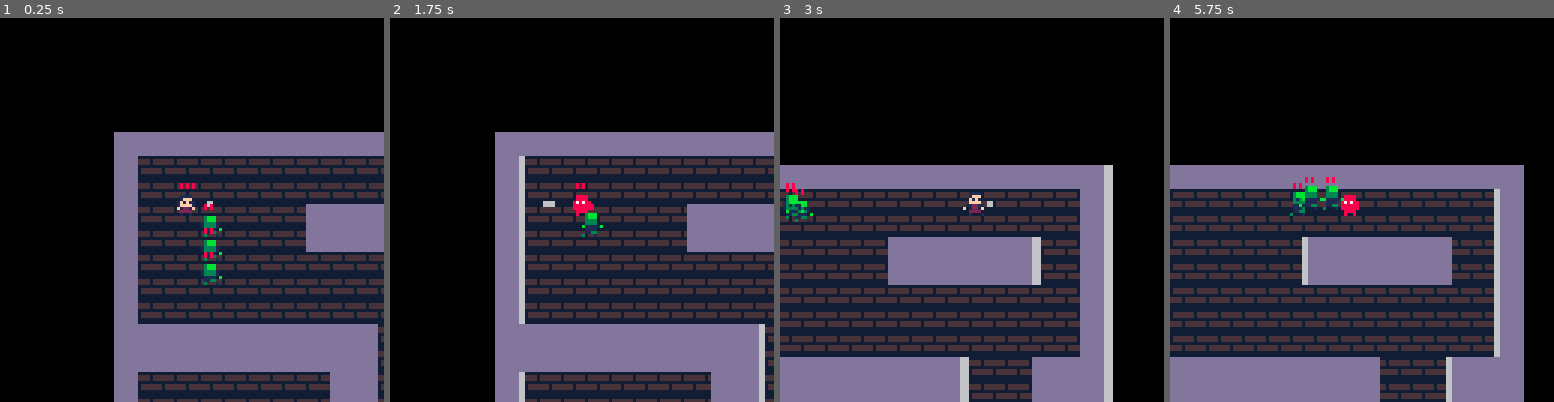
Above: before the commit, frames 1-4 (left to right).
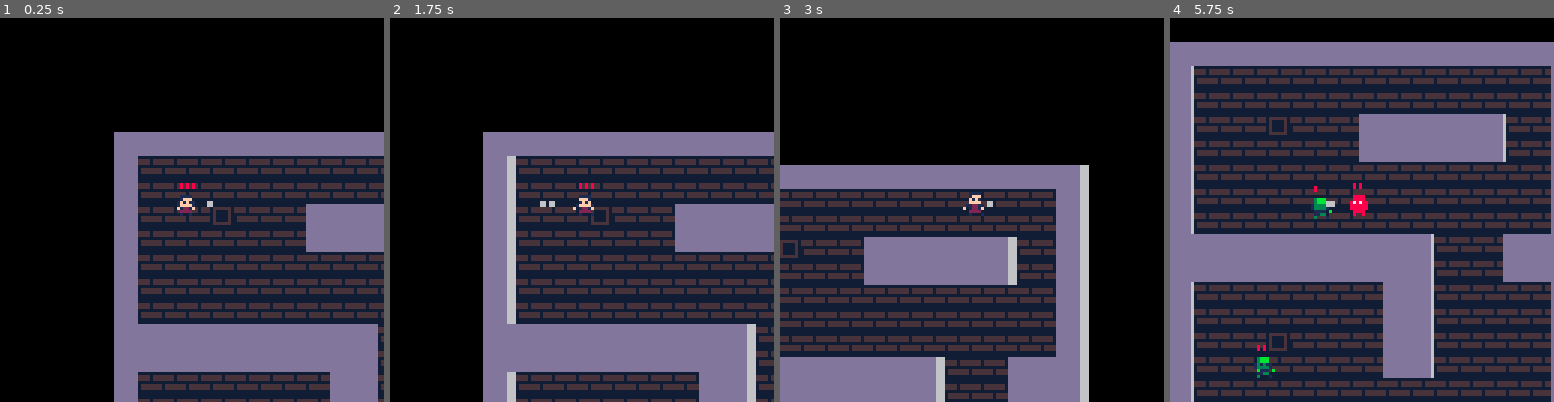
Above: after the commit, the same moments.

Repository: TripleADC/ZombiePico8
Game: PICO-8 cartridge zom8.p8
The game is run twice, just before and just after one commit, with the same random seed, the same clock (stepped at 60 frames per second) and the same inputs.
Inputs:
- Up to frame 1 (0.25 s): no input
- Up to frame 2 (1.75 s): tap X (X key) at 0.33, 1.07 s; tap O (Z key) at 0.7, 1.7 s; hold Right from 1.6 s (still down)
- Up to frame 3 (3 s): tap X (X key) at 1.85, 2.97 s; release Right at 2.1 s; tap O (Z key) at 2.1, 2.5, 2.9 s; hold Up 2.15-2.42 s; hold Right from 2.47 s (still down)
- Up to frame 4 (5.75 s): release Right at 3.03 s; hold Left 3.08-3.58 s; tap O (Z key) every 0.4 s from 3.3 to 5.7 s; hold Down 3.63-3.97 s; hold Right 4.02-4.68 s; tap X (X key) at 4.08, 5.2 s; hold Up 4.73-5.03 s; hold Left 5.08-5.68 s; hold Down from 5.73 s (still down)

The runs differ from the first frame. In frame 1, 0.7% of the frame differs, in the area x 52-61%, y 48-70%; in frame 2, 10%; in frame 3, 12%; in frame 4, 77%, in the area x 0-100%, y 6-100%.

Commit message:
Added Zombie Spawners

Diff:
--- a/zom8.p8
+++ b/zom8.p8
@@ -6,6 +6,7 @@
 map_width=16
 map_height=16
 m={}
+spawners={}
 z_id=0
 
 function _init()
@@ -15,16 +16,19 @@
 
     --enemies init
     zombies={}
-    make_zombie(4,4)
-    make_zombie(4,5)
-    make_zombie(4,6)
-    make_zombie(4,7)
+    -- make_zombie(4,4)
+    -- make_zombie(4,5)
+    -- make_zombie(4,6)
+    -- make_zombie(4,7)
 
     --map init
     m=make_map()
 
     --projectile init
     proj={}
+
+    --spawner init
+    spawners=make_zombie_spawners()
 
     frict=0.9
 end
@@ -88,12 +92,16 @@
         -- actions
         zombie:getPath()
 		zombie:control()
-
-
 	end
 
+    -- projectiles
     for projectile in all(proj) do
         projectile:update()
+    end
+
+    -- spawners
+    for spawner in all(spawners) do
+        spawner:spawn_zombie()
     end
 end
 -->8
@@ -249,7 +257,7 @@
 			self.dy*=frict
         end,
 
-        loseHealth=function(self)
+        lose_health=function(self)
             self.health-=1
             self.invincible=true
         end
@@ -326,7 +334,6 @@
             --     print("p", t.x*8, t.y*8, 7)
             -- end
 
-            -- CONTENDER FOR REPEATED CODE
             -- Drawing sprites
             self.sp_frames+=1
             if(self.sp_frames == 30) then
@@ -365,7 +372,7 @@
             draw_health(self)
 		end,
 
-        loseHealth=function(self)
+        lose_health=function(self)
             self.health-=1
             self.hit=true
 
@@ -452,6 +459,29 @@
     )
 end
 
+function make_zombie_spawners()
+    spawn={}
+    for j=0, map_height do
+        for i=0, map_width do
+            if(mget(j,i) == 6) then
+                add(spawn, {x=j,
+                            y=i,
+                            timer= 90 + flr(rnd(200)),
+
+                            spawn_zombie=function(self)
+                                if(self.timer > 0) then
+                                    self.timer -= 1
+                                else
+                                    self.timer = 90 + flr(rnd(200))
+                                    make_zombie(self.x, self.y)
+                                end
+                            end})
+            end
+        end
+    end
+    return spawn
+end
+
 -->8
 -- map
 key_direction = {
@@ -591,7 +621,7 @@
 -- enemy collisions
 function enemy_collide(p, z)
     if not p.invincible and detect_collide(p, z, 0.5) then
-        p:loseHealth()
+        p:lose_health()
 
         -- both going same direction, repel one
         local a = (p.dx > 0 and z.dx > 0) or (p.dx < 0 and z.dx < 0)
@@ -614,7 +644,7 @@
 
 function projectile_collide(z, p)
     if detect_collide(p, z, 0.5) then
-        z:loseHealth()
+        z:lose_health()
         del(proj, p)
     end
 end
@@ -664,14 +694,14 @@
 end
 
 __gfx__
-000000008888888866666666ddddddddbbbbbbbbaaaaaaaa00000000000000000000000000000000000000000000000000000000000000000000000000000000
-000000008888888866666666ddddddddbbbbbbbbccccaccc00000000000000000000000000000000000000000000000000000000000000000000000000000000
-007007008888888866666666ddddddddbbbbbbbbccccaccc00000000000000000000000000000000000000000000000000000000000000000000000000000000
-000770008888888866666666ddddddddbbbbbbbbaaaaaaaa00000000000000000000000000000000000000000000000000000000000000000000000000000000
-000770008888888866666666ddddddddbbbbbbbbaccccccc00000000000000000000000000000000000000000000000000000000000000000000000000000000
-007007008888888866666666ddddddddbbbbbbbbaccccccc00000000000000000000000000000000000000000000000000000000000000000000000000000000
-000000008888888866666666ddddddddbbbbbbbbaaaaaaaa00000000000000000000000000000000000000000000000000000000000000000000000000000000
-000000008888888866666666ddddddddbbbbbbbbaaaaaaaa00000000000000000000000000000000000000000000000000000000000000000000000000000000
+000000008888888866666666ddddddddbbbbbbbbaaaaaaaaaaaaaaaa000000000000000000000000000000000000000000000000000000000000000000000000
+000000008888888866666666ddddddddbbbbbbbbccccacccacccccca000000000000000000000000000000000000000000000000000000000000000000000000
+007007008888888866666666ddddddddbbbbbbbbccccacccacaaaaca000000000000000000000000000000000000000000000000000000000000000000000000
+000770008888888866666666ddddddddbbbbbbbbaaaaaaaaacaaaaca000000000000000000000000000000000000000000000000000000000000000000000000
+000770008888888866666666ddddddddbbbbbbbbacccccccacaaaaca000000000000000000000000000000000000000000000000000000000000000000000000
+007007008888888866666666ddddddddbbbbbbbbacccccccacaaaaca000000000000000000000000000000000000000000000000000000000000000000000000
+000000008888888866666666ddddddddbbbbbbbbaaaaaaaaacccccca000000000000000000000000000000000000000000000000000000000000000000000000
+000000008888888866666666ddddddddbbbbbbbbaaaaaaaaaaaaaaaa000000000000000000000000000000000000000000000000000000000000000000000000
 00000000000000000011110000111100000000000000000000111100001111000000000000000000000000000000000000000000000000000000000000000000
 0000000000111100001fff00001fff00001111000011110000111f00001111000011110000888800000000000000000000000000000000000000000000000000
 00000000001fff0000f1f10000f1f100001fff0000111f0000111f0000111f0000111f0000888800000000000000000000000000000000000000000000000000
@@ -700,7 +730,7 @@
 0202020202020202020202020202020202000000000000000000000000000000000000000000000000000000000000000000000000000000000000000000000000000000000000000000000000000000000000000000000000000000000000000000000000000000000000000000000000000000000000000000000000000000
 0205050505050505050505050505050502000000000000000000000000000000000000000000000000000000000000000000000000000000000000000000000000000000000000000000000000000000000000000000000000000000000000000000000000000000000000000000000000000000000000000000000000000000
 0205050505050505050505050505050502000000000000000000000000000000000000000000000000000000000000000000000000000000000000000000000000000000000000000000000000000000000000000000000000000000000000000000000000000000000000000000000000000000000000000000000000000000
-0205050505050505020202020202050502000000000000000000000000000000000000000000000000000000000000000000000000000000000000000000000000000000000000000000000000000000000000000000000000000000000000000000000000000000000000000000000000000000000000000000000000000000
+0205050506050505020202020202050502000000000000000000000000000000000000000000000000000000000000000000000000000000000000000000000000000000000000000000000000000000000000000000000000000000000000000000000000000000000000000000000000000000000000000000000000000000
 0205050505050505020202020202050502000000000000000000000000000000000000000000000000000000000000000000000000000000000000000000000000000000000000000000000000000000000000000000000000000000000000000000000000000000000000000000000000000000000000000000000000000000
 0205050505050505050505050505050502000000000000000000000000000000000000000000000000000000000000000000000000000000000000000000000000000000000000000000000000000000000000000000000000000000000000000000000000000000000000000000000000000000000000000000000000000000
 0205050505050505050505050505050502000000000000000000000000000000000000000000000000000000000000000000000000000000000000000000000000000000000000000000000000000000000000000000000000000000000000000000000000000000000000000000000000000000000000000000000000000000
@@ -709,7 +739,7 @@
 0202020202020202020202050505020202000000000000000000000000000000000000000000000000000000000000000000000000000000000000000000000000000000000000000000000000000000000000000000000000000000000000000000000000000000000000000000000000000000000000000000000000000000
 0205050505050505050202050505050502000000000000000000000000000000000000000000000000000000000000000000000000000000000000000000000000000000000000000000000000000000000000000000000000000000000000000000000000000000000000000000000000000000000000000000000000000000
 0205050505050505050202050505050502000000000000000000000000000000000000000000000000000000000000000000000000000000000000000000000000000000000000000000000000000000000000000000000000000000000000000000000000000000000000000000000000000000000000000000000000000000
-0205050505050505050202050505050502000000000000000000000000000000000000000000000000000000000000000000000000000000000000000000000000000000000000000000000000000000000000000000000000000000000000000000000000000000000000000000000000000000000000000000000000000000
+0205050506050505050202050505050502000000000000000000000000000000000000000000000000000000000000000000000000000000000000000000000000000000000000000000000000000000000000000000000000000000000000000000000000000000000000000000000000000000000000000000000000000000
 0205050505050505050202050505050502000000000000000000000000000000000000000000000000000000000000000000000000000000000000000000000000000000000000000000000000000000000000000000000000000000000000000000000000000000000000000000000000000000000000000000000000000000
 0205050505050505050505050505050502000000000000000000000000000000000000000000000000000000000000000000000000000000000000000000000000000000000000000000000000000000000000000000000000000000000000000000000000000000000000000000000000000000000000000000000000000000
 0205050505050505050505050505050502000000000000000000000000000000000000000000000000000000000000000000000000000000000000000000000000000000000000000000000000000000000000000000000000000000000000000000000000000000000000000000000000000000000000000000000000000000
